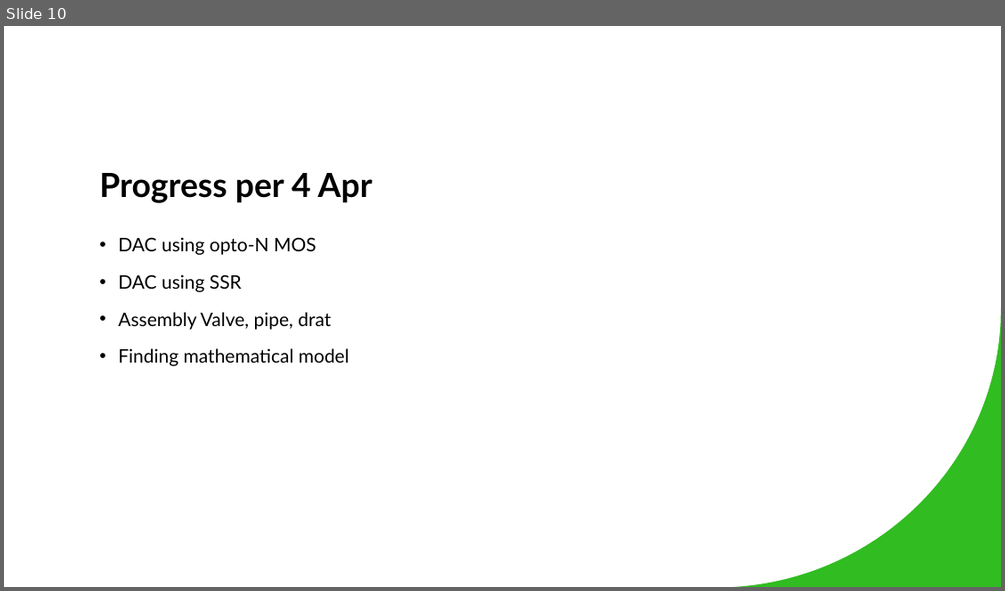
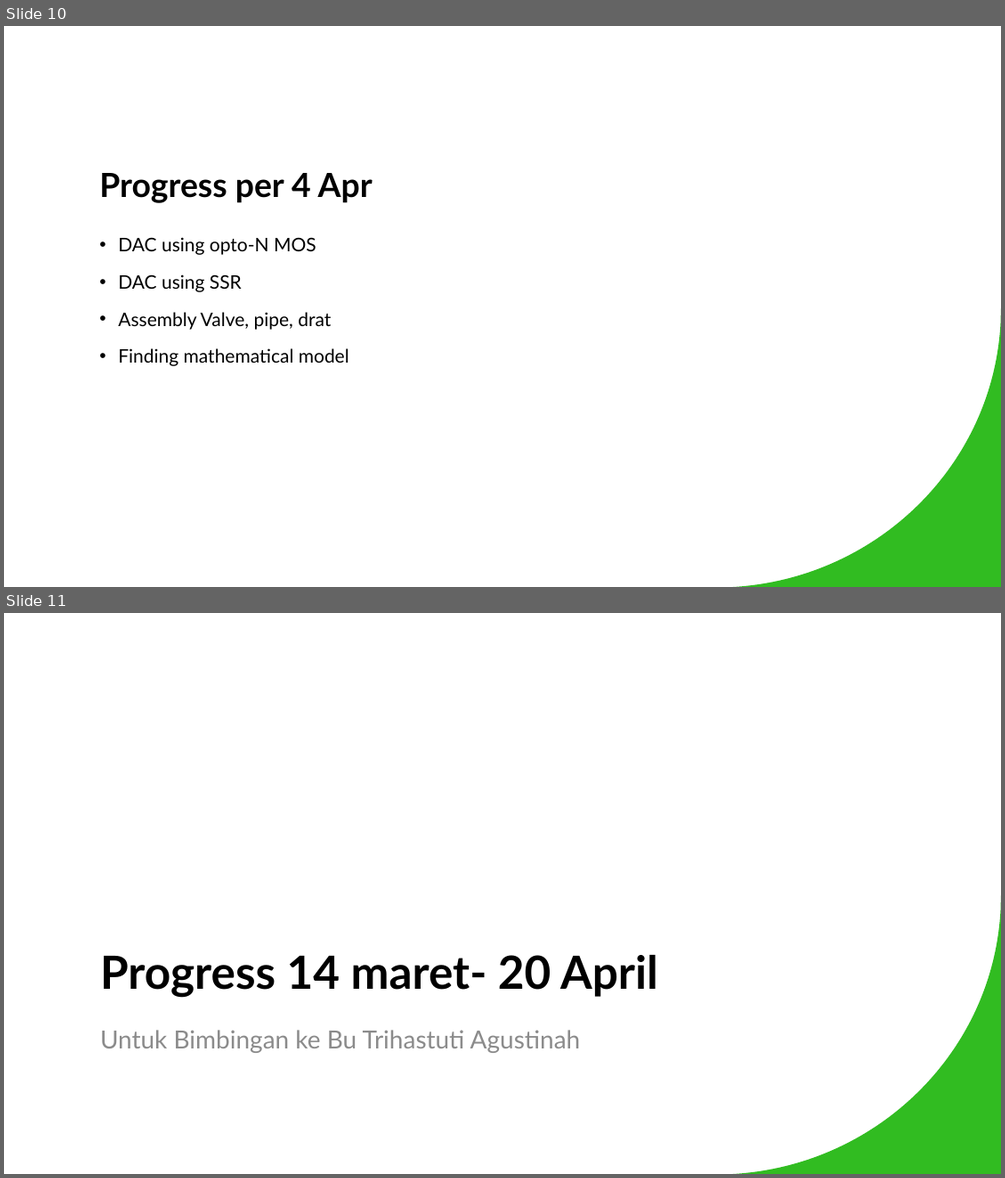
Before and after one commit to fariszuh/TA-PCT100, a slide deck: Faris's Undergraduate Thesis (Buku TA)/Laporan Progress Faris untuk Bimbingan Mingguan.pptx. Shown one above the other, each under a label of ours: slide 10 before the commit, slides 10 and 11 after it. The pictures are 1005x591 and 1005x1178 pixels, drawn with LibreOffice and Linux fonts; fonts in the diff are those of the drawing. Boxes give left, top, right and bottom in pixels: in the first picture for what was removed or moved away, otherwise in the second. Text is boxed around its words. In the diff, an @@ line names an element or a change of style, - is before the commit and + after.

Commit message:
update ppt bimbingan

```diff
--- a/Faris's Undergraduate Thesis (Buku TA)/Laporan Progress Faris untuk Bimbingan Mingguan.pptx
+++ b/Faris's Undergraduate Thesis (Buku TA)/Laporan Progress Faris untuk Bimbingan Mingguan.pptx
@@ slide 11 added at (4, 613, 1001, 1174), background #FFFFFF; not listed: 1 template element that a slide beside it also shows @@
@@ title added at (100, 955, 658, 997), 44 pt, text #000000, bold @@
+Progress 14 maret- 20 April
@@ text added at (100, 1030, 581, 1053), 24 pt, text #8C8C8C @@
+Untuk Bimbingan ke Bu Trihastuti Agustinah
```
Also in this commit, not shown: 5 other slides added.
